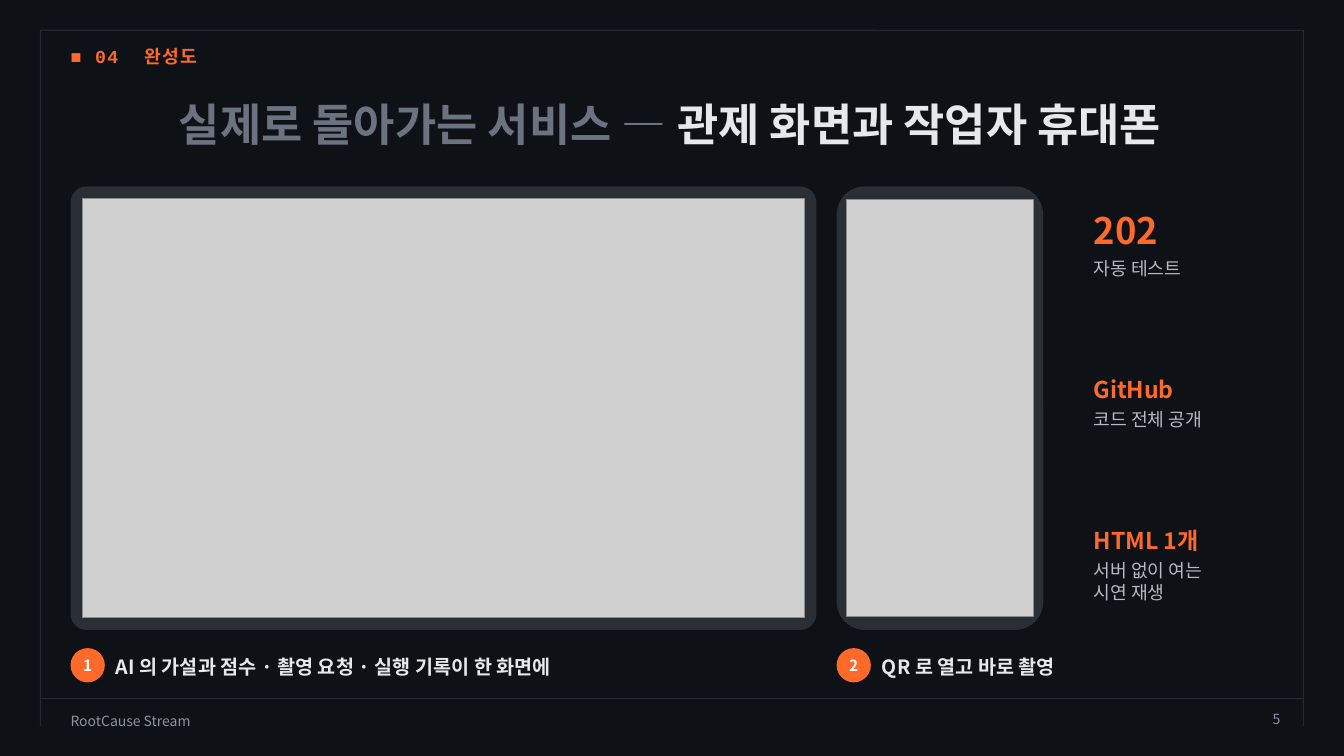
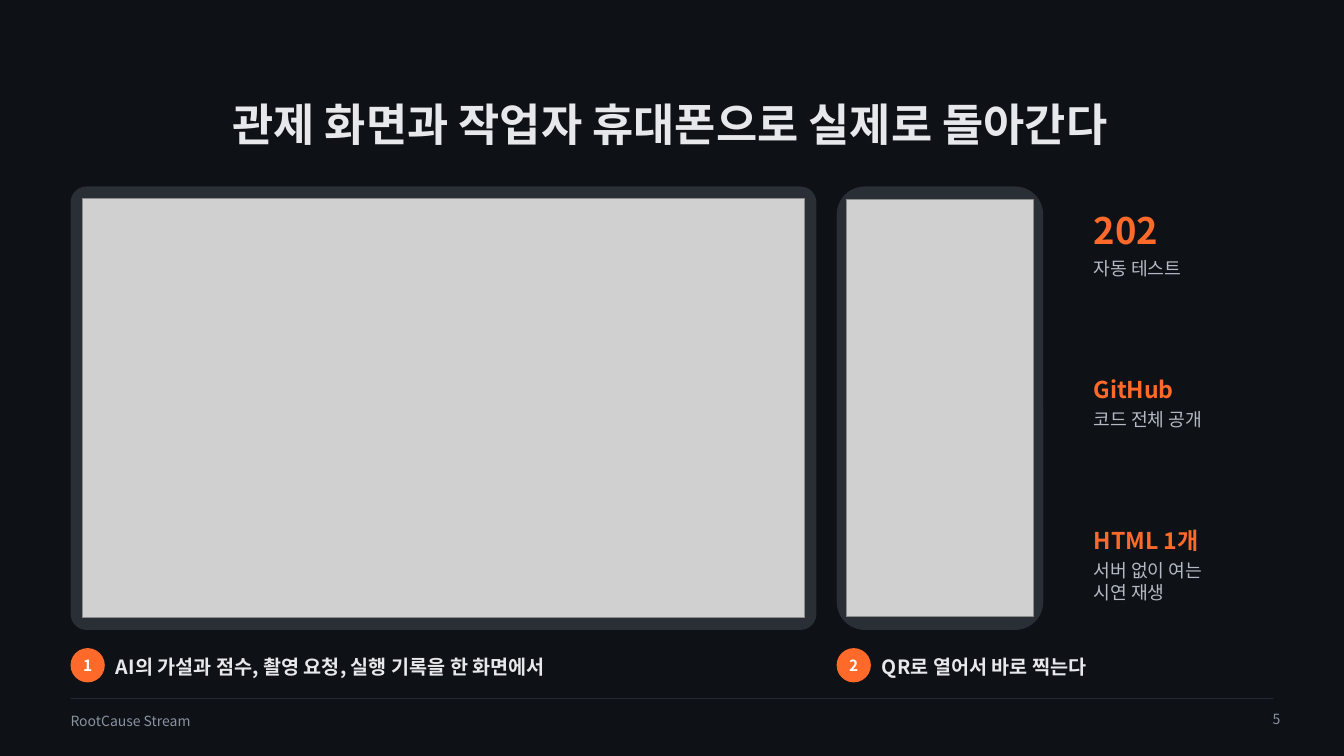
Before and after one commit to dlwogud/rootcause-stream, a slide deck: slide 5 of deck/RootCause_Stream_발표자료.pptx. Drawn at 1344x756 pixels with LibreOffice and Linux fonts; fonts in the diff are those of the drawing; grey boxes stand for pictures; background and template pictures are left out. Boxes give left, top, right and bottom in pixels: in the first picture for what was removed or moved away, otherwise in the second. Text is boxed around its words. In the diff, an @@ line names an element or a change of style, - is before the commit and + after.

```diff
--- a/deck/RootCause_Stream_발표자료.pptx
+++ b/deck/RootCause_Stream_발표자료.pptx
@@ line removed from (40, 30) to (40, 726) @@
@@ line removed from (40, 30) to (1304, 30) @@
@@ text removed at bbox=[95, 47, 197, 65] @@
-■ 04 완성도
@@ line removed from (1304, 30) to (1304, 726) @@
@@ title at bbox=[232, 103, 1108, 145]: text changed; text colour #6B7280 to #E6E8EB @@
-실제로 돌아가는 서비스 — 관제 화면과 작업자 휴대폰
+관제 화면과 작업자 휴대폰으로 실제로 돌아간다
@@ text at bbox=[116, 657, 545, 678]: text changed @@
-AI 의 가설과 점수 · 촬영 요청 · 실행 기록이 한 화면에
+AI의 가설과 점수, 촬영 요청, 실행 기록을 한 화면에서
@@ text at bbox=[882, 657, 1086, 678]: text changed @@
-QR 로 열고 바로 촬영
+QR로 열어서 바로 찍는다
@@ line moved from (40, 699) - (1304, 699) to (71, 699) - (1273, 699) @@
```
Also in this commit, not shown: 17 other slides changed, 1 slide added, 6 other files.
